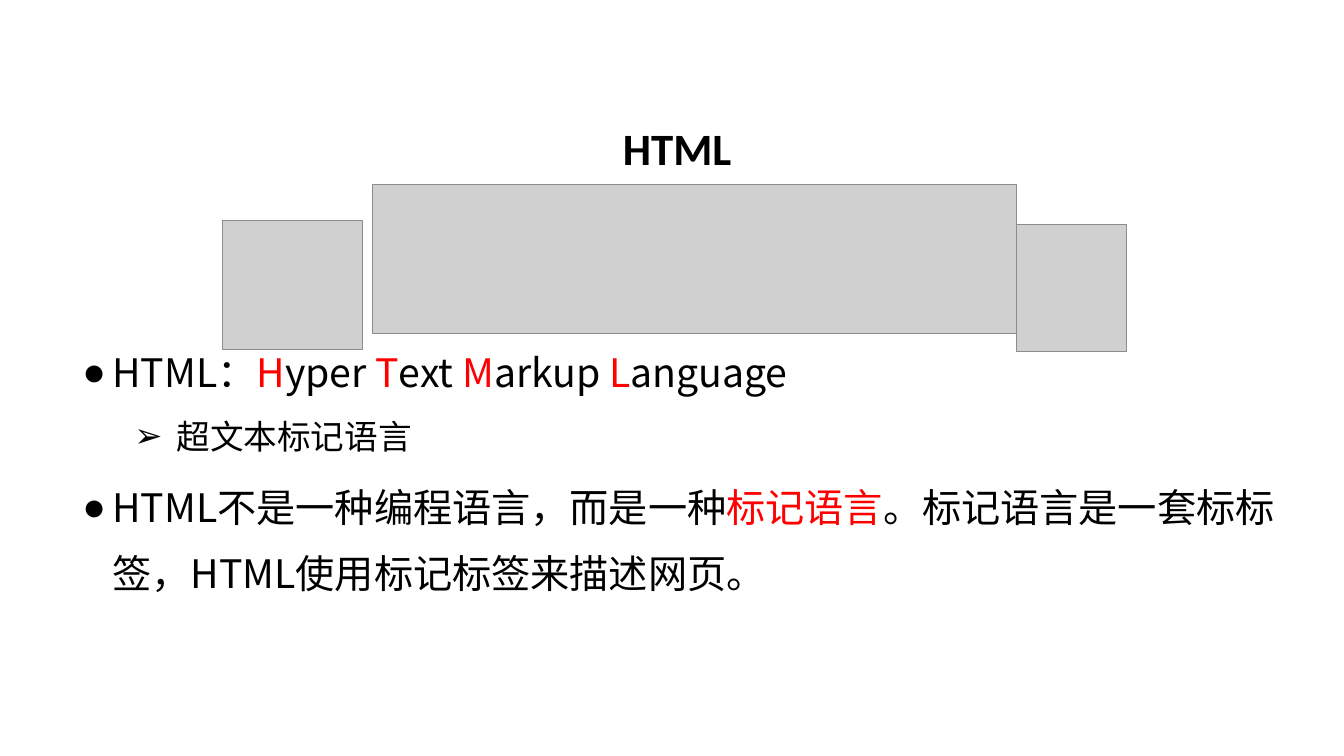
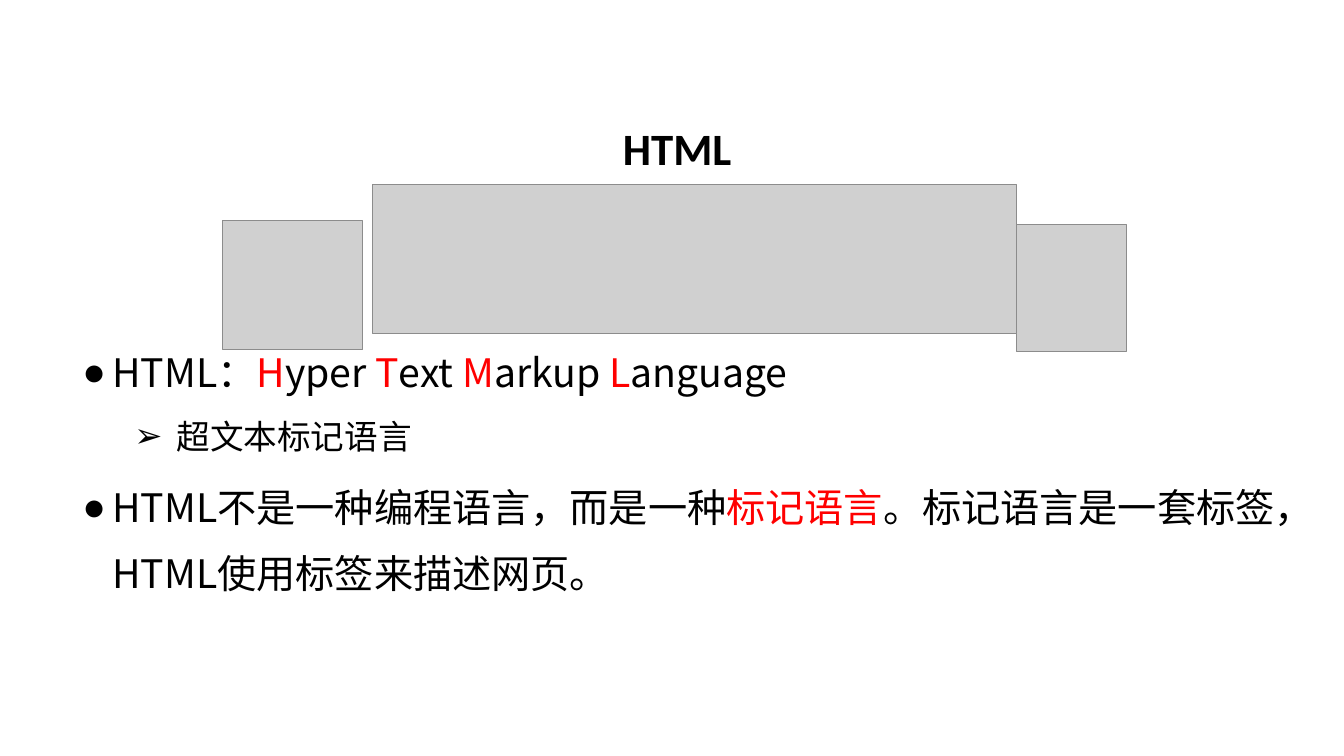
Before and after one commit to liujinmenghaoren/course-web1, a slide deck: slide 8 of materials/slides/ch02-htmlBasic1.pptx. Drawn at 1344x756 pixels with LibreOffice and Linux fonts; fonts in the diff are those of the drawing; grey boxes stand for pictures; background and template pictures are left out. Boxes give left, top, right and bottom in pixels: in the first picture for what was removed or moved away, otherwise in the second. Text is boxed around its words. In the diff, an @@ line names an element or a change of style, - is before the commit and + after.

```diff
--- a/materials/slides/ch02-htmlBasic1.pptx
+++ b/materials/slides/ch02-htmlBasic1.pptx
@@ text at [112, 489, 1313, 592]: text changed @@
-● HTML不是一种编程语言，而是一种标记语言。标记语言是一套标标签，HTML使用标记标签来描述网页。
+● HTML不是一种编程语言，而是一种标记语言。标记语言是一套标签，HTML使用标签来描述网页。
```
Also in this commit, not shown: 15 other slides changed, 3 other files.
